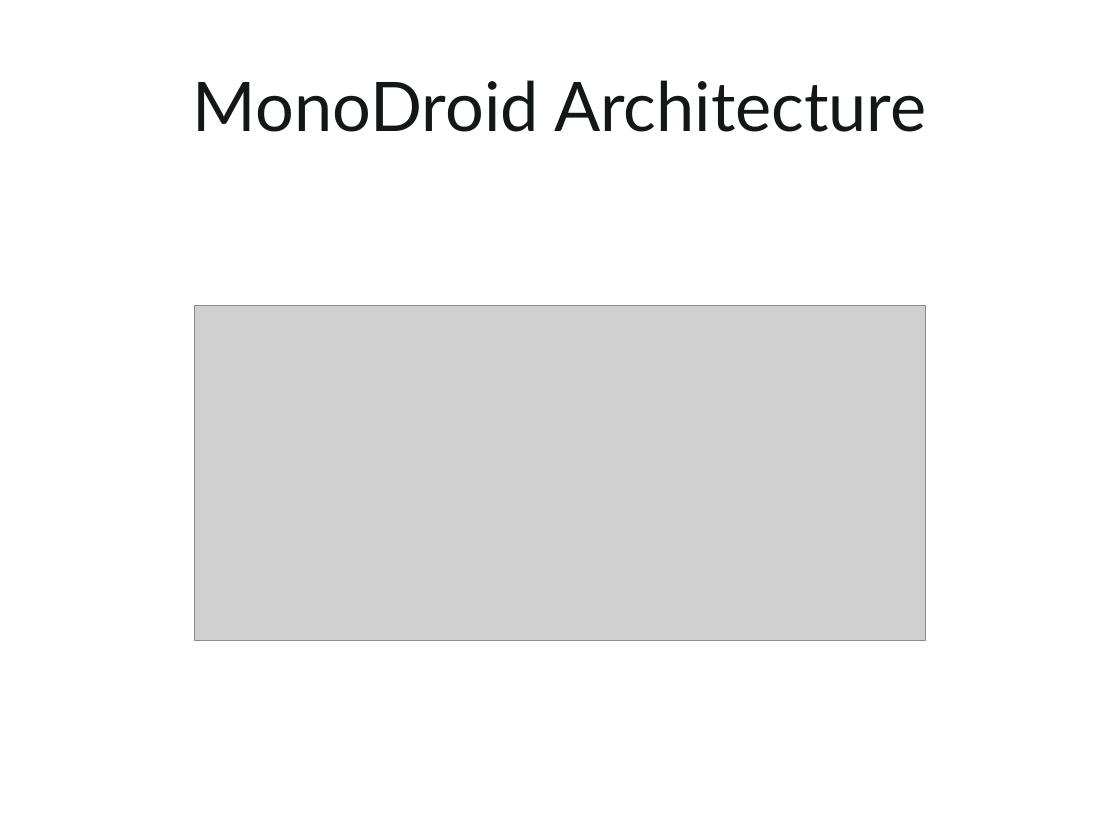
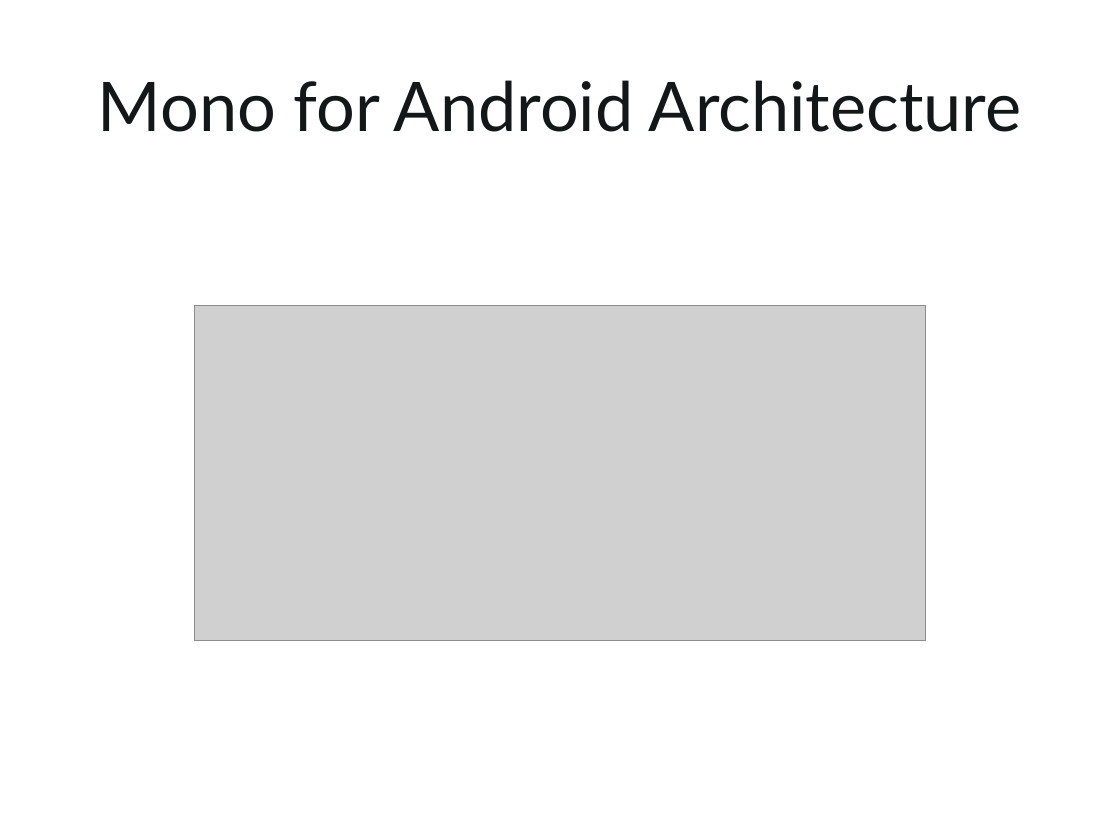
Before and after one commit to kevinmcmahon/MonoDroid101, a slide deck: slide 12 of slides/Monodroid101.pptx. Drawn at 1120x840 pixels with LibreOffice and Linux fonts; fonts in the diff are those of the drawing; grey boxes stand for pictures; background and template pictures are left out. Boxes give left, top, right and bottom in pixels: in the first picture for what was removed or moved away, otherwise in the second. Text is boxed around its words. In the diff, an @@ line names an element or a change of style, - is before the commit and + after.

```diff
--- a/slides/Monodroid101.pptx
+++ b/slides/Monodroid101.pptx
@@ title at (98,80,1021,132): text changed @@
-MonoDroid Architecture
+Mono for Android Architecture
```
Also in this commit, not shown: 8 other slides changed, 2 slides added.
